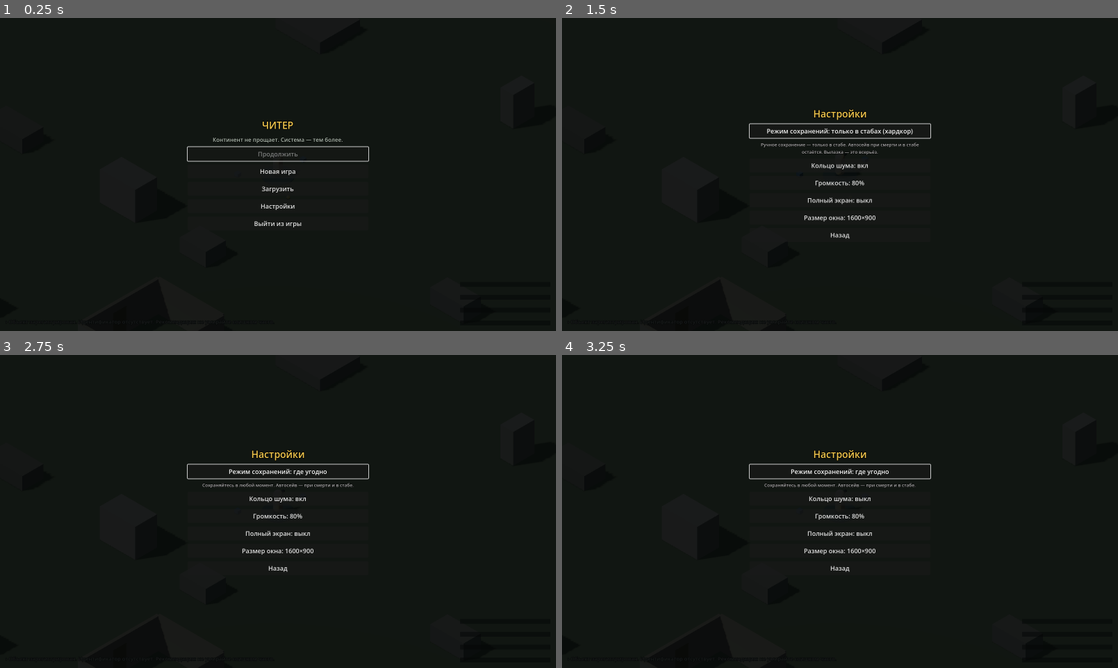
Above: before the commit, frames 1-4 (two rows, left to right).
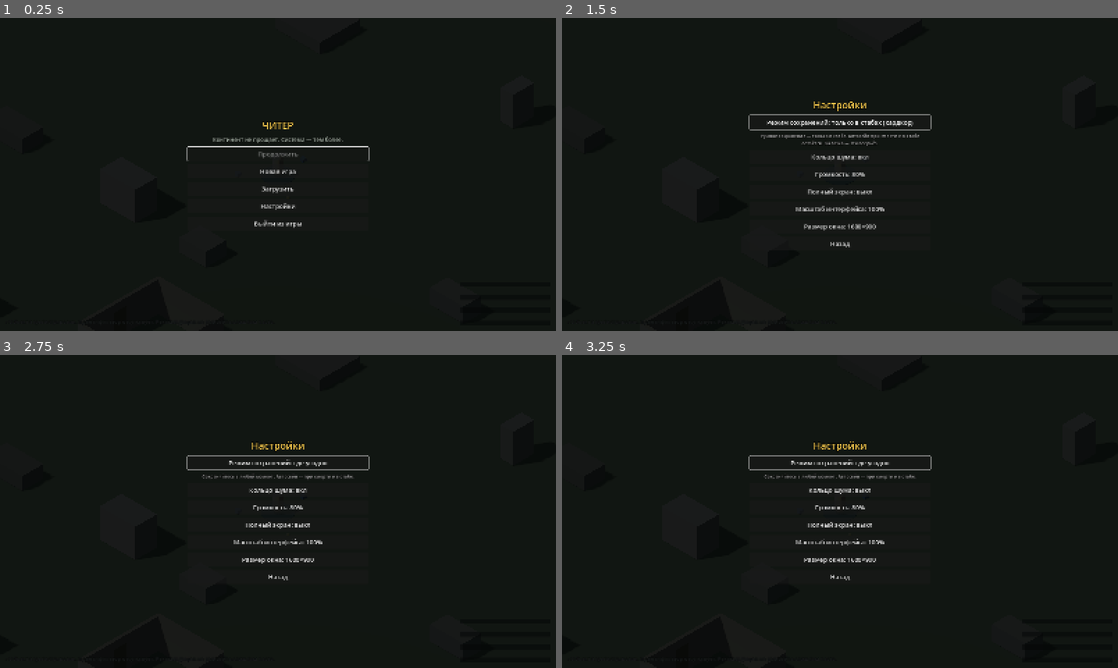
Above: after the commit, the same moments.

Repository: lama2x2/cheater-rpg
Game: Godot game, scene res://scenes/main.tscn
Two runs of this game, one before a commit and one after it. Both use one fixed random seed, a clock stepped at 60 frames per second and the inputs below.
Inputs:
- Up to frame 1 (0.25 s): no input
- Up to frame 2 (1.5 s): click "Настройки" at 0.5 s; click "Режим сохранений: где угодно" at 1.25 s
- Up to frame 3 (2.75 s): click "Режим сохранений: только в ст…" at 2 s
- Up to frame 4 (3.25 s): click "Кольцо шума: вкл" at 2.75 s

The runs differ from the first frame. In frame 1, 0.9% of the frame differs, in the area x 33-67%, y 33-68%; in frame 2, 2.8%, in the area x 33-67%, y 26-74%; in frame 3, 2.3%; in frame 4, 2.3%.

Commit message:
Масштаб интерфейса (растяжение под окно + 100–200% в настройках); спеки: зрение и чуйка (17), соты, ландшафт, миникарта; решения по происхождению; задачи 14a, 14b, 15, 19, 19a
Co-Authored-By: Claude Opus 5.5 <noreply@anthropic.com>

Diff:
--- a/data/settings.json
+++ b/data/settings.json
@@ -1,13 +1,15 @@
 {
-  "_doc": "Настройки игрока (docs/spec/12_ui_ux.md, 12.6a):  …(312 unchanged characters)… ). window_sizes — варианты размера окна.",
+  "_doc": "Настройки игрока (docs/spec/12_ui_ux.md, 12.6a):  …(312 unchanged characters)… ). window_sizes — варианты размера окна. ui_scale — масштаб интерфейса (текст, панели, меню; мир не меняется), варианты — ui_scales.",
   "defaults": {
     "save_mode": "anywhere",
     "noise_ring": true,
     "volume": 0.8,
     "fullscreen": false,
-    "window_size": [1600, 900]
+    "window_size": [1600, 900],
+    "ui_scale": 1.0
   },
   "save_modes": ["anywhere", "stab_only"],
   "volume_step": 0.1,
-  "window_sizes": [[1280, 720], [1600, 900], [1920, 1080]]
+  "window_sizes": [[1280, 720], [1600, 900], [1920, 1080]],
+  "ui_scales": [1.0, 1.25, 1.5, 1.75, 2.0]
 }
--- a/data/text/ru.json
+++ b/data/text/ru.json
@@ -438,7 +438,8 @@
     "settings_on": "вкл",
     "settings_off": "выкл",
     "summary_save_mode": "Режим сохранений: {mode}{changes}",
-    "summary_save_mode_changes": " (менялся {n} раз)"
+    "summary_save_mode_changes": " (менялся {n} раз)",
+    "settings_ui_scale": "Масштаб интерфейса: {value}%"
   },
   "item_names": {
     "sporan": "Споран",
--- a/project.godot
+++ b/project.godot
@@ -26,6 +26,8 @@
 
 window/size/viewport_width=1600
 window/size/viewport_height=900
+window/stretch/mode="canvas_items"
+window/stretch/aspect="expand"
 
 [rendering]
 
--- a/src/core/settings_model.gd
+++ b/src/core/settings_model.gd
@@ -4,7 +4,7 @@
 ## (чужое, испорченное или устаревшее заменяется умолчанием), правило ручного сохранения по режиму.
 ## Чистый класс без Node. Файл и применение — сервис Settings. Спецификация: 12.6a, D-30.
 
-const REQUIRED_KEYS: PackedStringArray = ["defaults", "save_modes", "volume_step", "window_sizes"]
+const REQUIRED_KEYS: PackedStringArray = ["defaults", "save_modes", "volume_step", "window_sizes", "ui_scales"]
 const ANYWHERE := "anywhere"
 const STAB_ONLY := "stab_only"
 
@@ -52,7 +52,7 @@
 
 ## Следующий вариант по кругу (режим сохранений, размер окна) — для кнопок меню.
 func next_option(key: String) -> Variant:
-	var options: Array = _config["save_modes"] if key == "save_mode" else _config["window_sizes"]
+	var options: Array = _config[{"save_mode": "save_modes", "window_size": "window_sizes", "ui_scale": "ui_scales"}[key]]
 	var index := options.find(values[key])
 	return options[(index + 1) % options.size()]
 
@@ -69,6 +69,13 @@
 			return bool(value) if value is bool else null
 		"volume":
 			return snappedf(clampf(float(value), 0.0, 1.0), 0.01) if value is float or value is int else null
+		"ui_scale":
+			if not (value is float or value is int):
+				return null
+			for option in _config["ui_scales"]:
+				if is_equal_approx(float(option), float(value)):
+					return float(option)
+			return null
 		"window_size":
 			if not value is Array or value.size() != 2:
 				return null
--- a/src/services/settings.gd
+++ b/src/services/settings.gd
@@ -44,9 +44,12 @@
 	return true
 
 
-## Громкость — на общую шину; окно — только когда оно есть (не в headless-прогонах).
+## Громкость — на общую шину, масштаб интерфейса — на корневое окно; размер и режим окна — только
+## когда окно есть (не в headless-прогонах).
 func apply() -> void:
 	AudioServer.set_bus_volume_db(0, SettingsModel.volume_db(float(model.get_value("volume"))))
+	# Масштаб интерфейса: весь 2D (HUD, панели, меню) крупнее, 3D-мир не меняется.
+	get_tree().root.content_scale_factor = float(model.get_value("ui_scale"))
 	if DisplayServer.get_name() == "headless":
 		return
 	var fullscreen := bool(model.get_value("fullscreen"))
--- a/src/ui/game_menu.gd
+++ b/src/ui/game_menu.gd
@@ -139,6 +139,9 @@
 	_button(Content.ui("settings_fullscreen", {"value": _on_off(Settings.value("fullscreen"))}), func() -> void:
 		Settings.change("fullscreen", not bool(Settings.value("fullscreen")))
 		_settings_page())
+	_button(Content.ui("settings_ui_scale", {"value": roundi(float(Settings.value("ui_scale")) * 100.0)}), func() -> void:
+		Settings.change("ui_scale", Settings.model.next_option("ui_scale"))
+		_settings_page())
 	var size: Array = Settings.value("window_size")
 	_button(Content.ui("settings_window", {"w": size[0], "h": size[1]}), func() -> void:
 		Settings.change("window_size", Settings.model.next_option("window_size"))
--- a/tests/test_settings.gd
+++ b/tests/test_settings.gd
@@ -58,3 +58,13 @@
 	assert_almost(SettingsModelScript.volume_db(1.0), 0.0, "полная — 0 дБ")
 	assert_almost(SettingsModelScript.volume_db(0.0), -80.0, "ноль — тишина")
 	assert_true(SettingsModelScript.volume_db(0.5) < -5.0, "половина — тише")
+
+
+func test_ui_scale_options() -> void:
+	var m := _model()
+	assert_almost(float(m.get_value("ui_scale")), 1.0, "по умолчанию 100% (интерфейс и так тянется под окно)")
+	assert_true(m.set_value("ui_scale", 1.5), "150% — есть в списке")
+	assert_true(not m.set_value("ui_scale", 1.3), "130% — нет в списке")
+	assert_almost(float(m.next_option("ui_scale")), 1.75, "следующий шаг")
+	m.set_value("ui_scale", 2.0)
+	assert_almost(float(m.next_option("ui_scale")), 1.0, "по кругу")
Not shown, changed: docs/decisions.md
Not shown, changed: docs/next_steps.md
Not shown, changed: docs/prompts/00_main.md
Not shown, added: docs/research/skills/cheater_books.md
Not shown, added: docs/research/skills/other_sources.md
Not shown, changed: docs/spec/02_world.md
Not shown, changed: docs/spec/12_ui_ux.md
Not shown, changed: docs/spec/15_roadmap.md
Not shown, changed: docs/spec/16_origins.md
Not shown, added: docs/spec/17_vision.md
